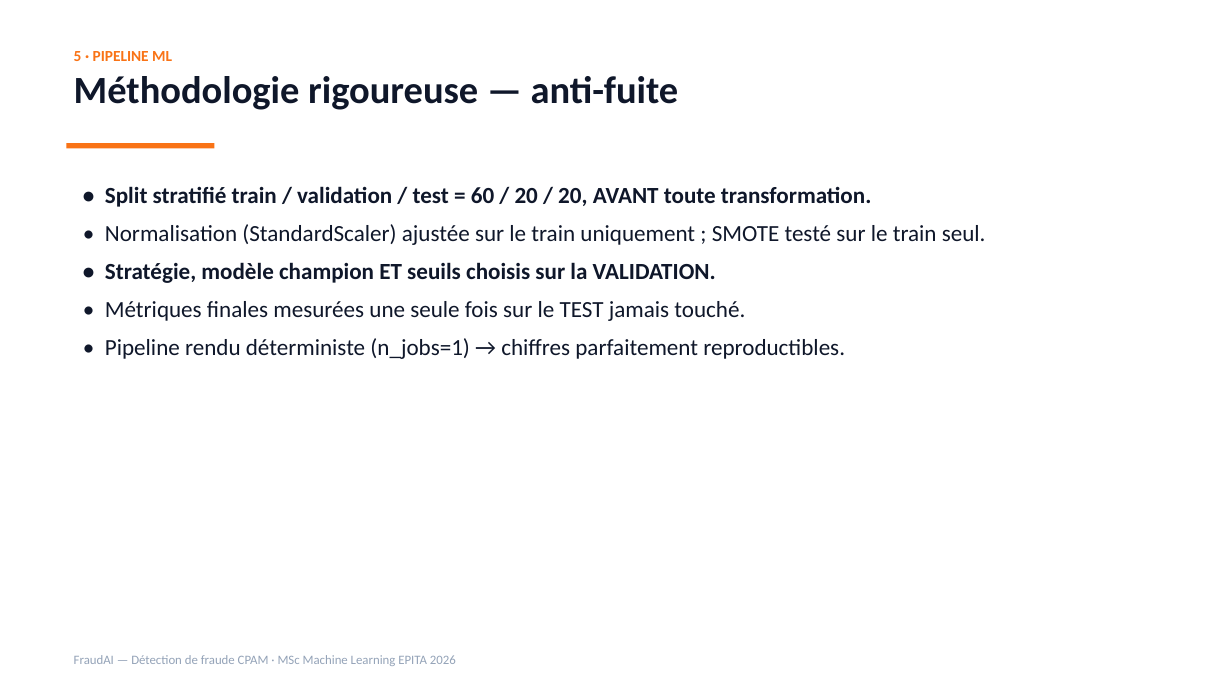
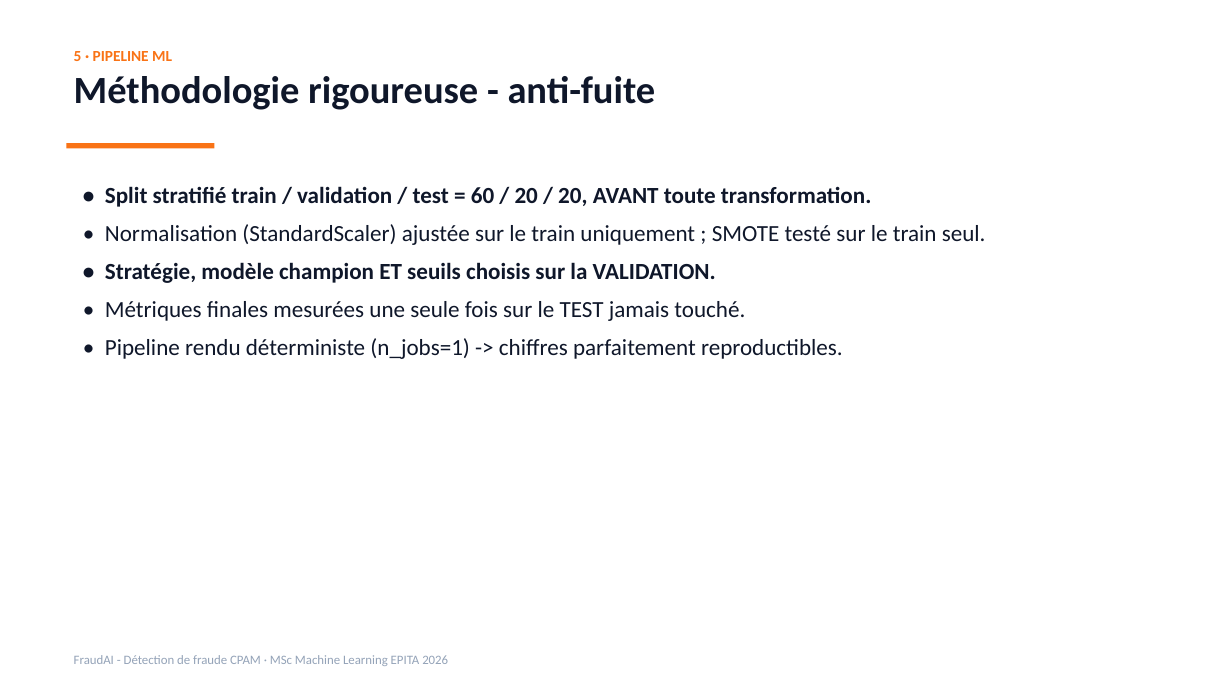
Before and after one commit to kteken10/Fondamentaux-Machine-Learning, a slide deck: slide 6 of rendu/03_FraudAI_Presentation.pptx. Drawn at 1232x693 pixels with LibreOffice and Linux fonts; fonts in the diff are those of the drawing. Boxes give left, top, right and bottom in pixels: in the first picture for what was removed or moved away, otherwise in the second. Text is boxed around its words. In the diff, an @@ line names an element or a change of style, - is before the commit and + after.

Commit message:
Nettoyage editorial du rendu (emojis, typographie)

```diff
--- a/rendu/03_FraudAI_Presentation.pptx
+++ b/rendu/03_FraudAI_Presentation.pptx
@@ text at <box>74,76,656,110</box>: text changed @@
-Méthodologie rigoureuse — anti-fuite
+Méthodologie rigoureuse - anti-fuite
@@ text at <box>105,338,843,359</box>: text changed @@
-• Pipeline rendu déterministe (n_jobs=1) → chiffres parfaitement reproductibles.
+• Pipeline rendu déterministe (n_jobs=1) -> chiffres parfaitement reproductibles.
@@ text at <box>74,655,448,666</box>: text changed @@
-FraudAI — Détection de fraude CPAM · MSc Machine Learning EPITA 2026
+FraudAI - Détection de fraude CPAM · MSc Machine Learning EPITA 2026
```
Also in this commit, not shown: 10 other slides changed, 2 other files.
